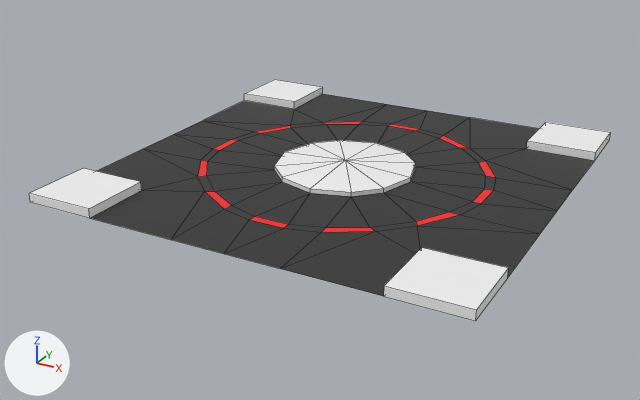
An edit to the FBX model Unity AR Project/Assets/Models/RoadPieces/RoadRoundabout.fbx, drawn before and after from the same camera.
Both versions are drawn from a camera (50 mm lens) standing at (0.212, -0.414, 0.184) and looking at (-0.009, -0.014, -0.016). The axes (+X, +Y, +Z) are drawn at lower left. The lights are the same throughout. Mesh edges are drawn as thin lines. Where no turn or scale is listed for an object, it has been applied to the vertices.

In view in the first picture: 'RoadRoundabout'.
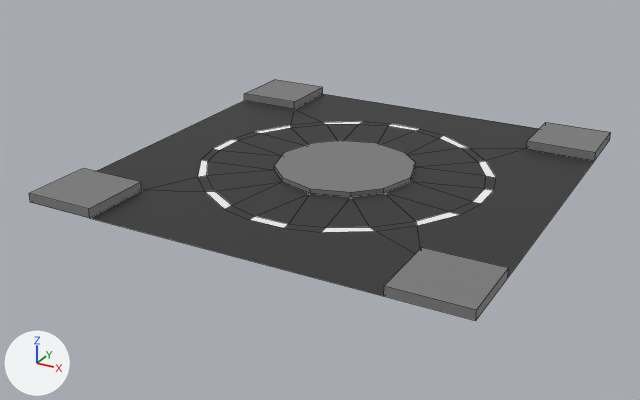
Pixel boxes (x1, y1, x2, y2) of what changed, in the pictures (640 x 400 px):
part 1 of me_mesh, cut back: (91, 94, 594, 296) in both
part 2 of me_mesh, surface changed (white to grey): (29, 80, 611, 321) in both

What changed in the scene script:
```text
Change me_mesh:
    used by ob_roadroundabout; location = (0.0, 0.0, 0.0)
    remove me_mesh.from_pydata(...)  # 117 vertices, 124 faces; spans x -0.12..0.12, y -0.12..0.12, z 0.0..0.005
    add me_mesh.from_pydata(...)  # 104 vertices, 89 faces; spans x -0.12..0.12, y -0.12..0.12, z 0.0..0.005
    me_mesh part 1
    13 vertices are removed from x -0.12..0.12, y -0.12..0.12, z 0.0..0.005
    40 faces are deleted
    5 new faces join them
    me_mesh part 2: 60 kept faces spanning x -0.12..0.12, y -0.12..0.12, z 0.0..0.005 get new texture (UV) coordinates
```
